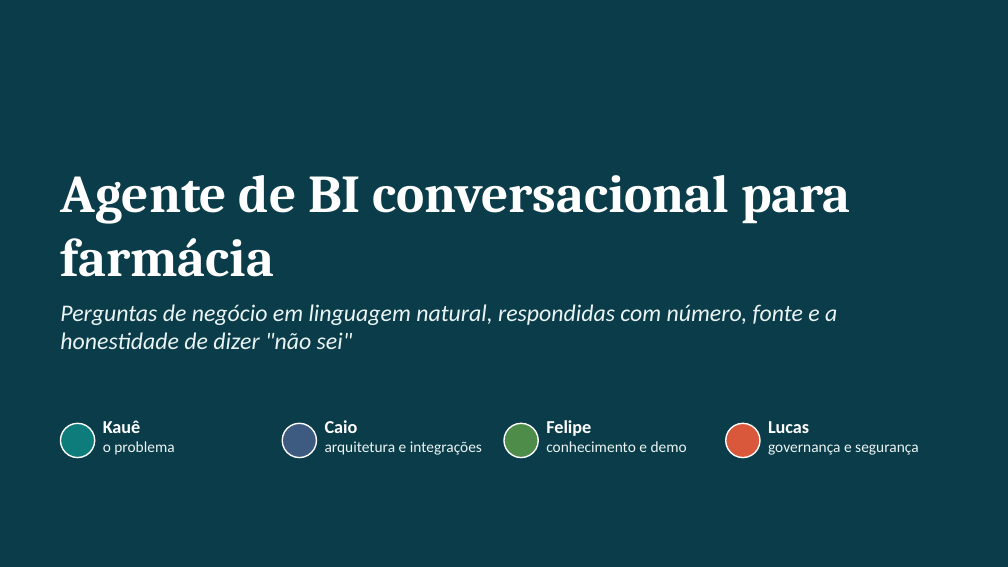
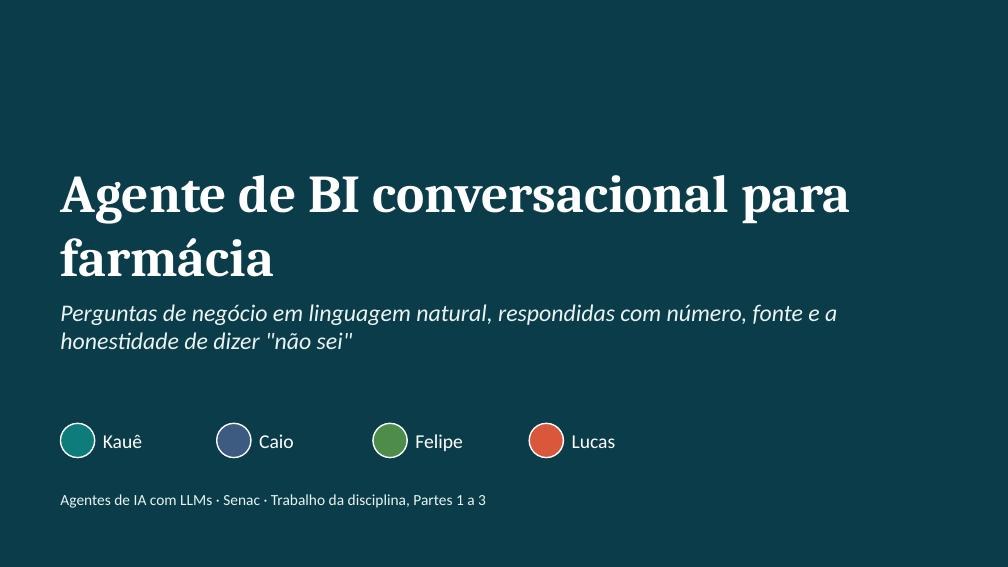
Before and after one commit to Kaue2/senac-agentes-llm-lkfc, a slide deck: slide 1 of apresentacao/apresentacao-agente-bi-farmacia.pptx. Drawn at 1008x567 pixels with LibreOffice and Linux fonts; fonts in the diff are those of the drawing. Boxes give left, top, right and bottom in pixels: in the first picture for what was removed or moved away, otherwise in the second. Text is boxed around its words. In the diff, an @@ line names an element or a change of style, - is before the commit and + after.

Commit message:
docs: volta à apresentação original de 18 slides, com um slide da demo (pergunta real do Ozempic)

```diff
--- a/apresentacao/apresentacao-agente-bi-farmacia.pptx
+++ b/apresentacao/apresentacao-agente-bi-farmacia.pptx
@@ text at box(103, 441, 174, 455): paragraph removed @@
-o problema
@@ text "Kauê": place and size @@
-text "Kauê" at box(103, 420, 174, 455)
+text "Kauê" at box(103, 434, 142, 448)
@@ ellipse: place and size @@
-ellipse at box(282, 423, 317, 458)
+ellipse at box(217, 423, 251, 458)
@@ text "Caio": place and size @@
-text "Caio" at box(325, 420, 482, 455)
+text "Caio" at box(259, 434, 294, 448)
@@ text at box(325, 441, 482, 455): paragraph removed @@
-arquitetura e integrações
@@ ellipse: place and size @@
-ellipse at box(504, 423, 538, 458)
+ellipse at box(373, 423, 407, 458)
@@ text "Felipe": place and size @@
-text "Felipe" at box(546, 420, 687, 452)
+text "Felipe" at box(415, 434, 463, 451)
@@ ellipse: place and size @@
-ellipse at box(726, 423, 760, 458)
+ellipse at box(529, 423, 563, 458)
@@ text at box(546, 441, 687, 452): paragraph removed @@
-conhecimento e demo
@@ size 13 to 14 pt, bold off; vertical alignment top to middle in 4 elements at box(103, 434, 142, 448), box(259, 434, 294, 448), box(415, 434, 463, 451), box(572, 435, 616, 448) @@
@@ text "Lucas": place and size @@
-text "Lucas" at box(768, 421, 918, 455)
+text "Lucas" at box(572, 435, 616, 448)
@@ text at box(768, 444, 918, 455): paragraph removed @@
-governança e segurança
@@ text added at box(60, 494, 486, 508), 11 pt, text #EAF4F3 @@
+Agentes de IA com LLMs · Senac · Trabalho da disciplina, Partes 1 a 3
```
Also in this commit, not shown: 7 other slides changed, 10 slides added, 4 slides removed, 5 other files.
